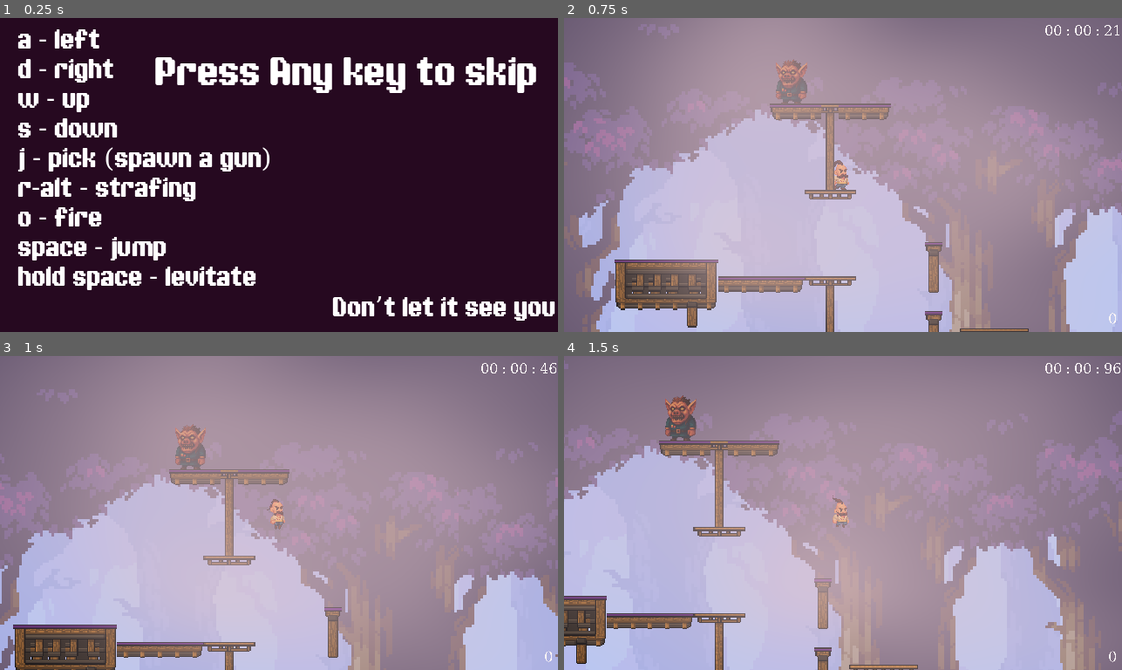
Above: before the commit, frames 1-4 (two rows, left to right).
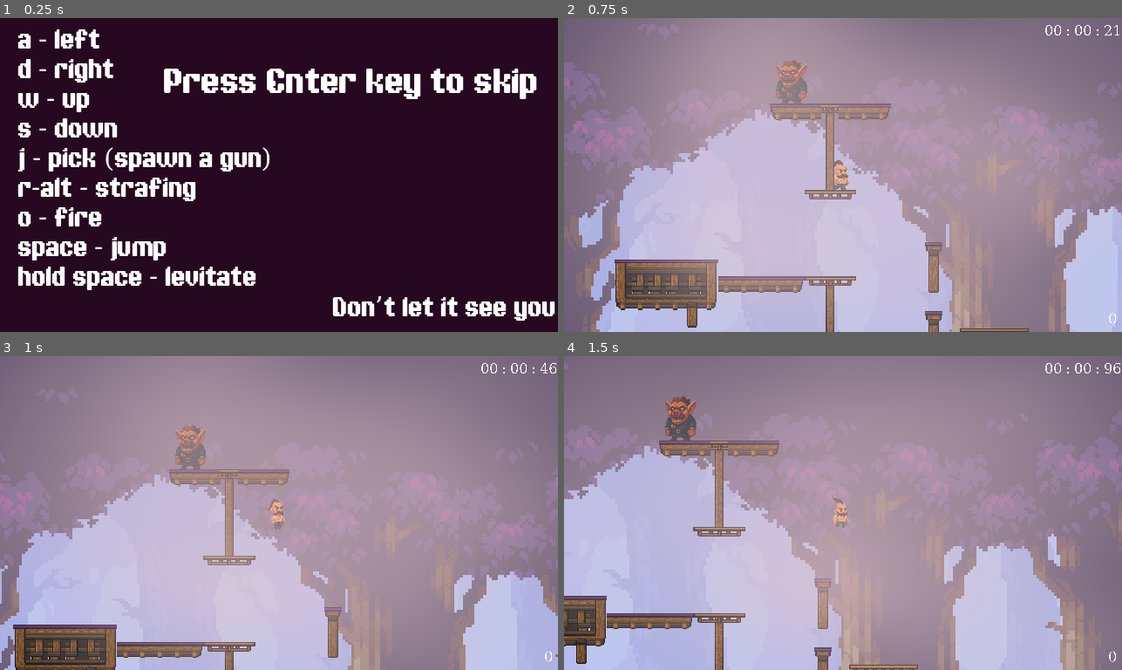
Above: after the commit, the same moments.

Repository: erotourtes/veliyduh
Game: Godot game, scene res://scenes/intro/intro.tscn
Same seed, same stepped clock (60 frames per second), same inputs: the game is played once before the commit and once after it. Sound files missing from this copy of the repository are replaced by a short silence.
Inputs:
- Up to frame 1 (0.25 s): no input
- Up to frame 2 (0.75 s): tap Enter at 0.5, 0.6 s; hold D (right) from 0.53 s (still down)
- Up to frame 3 (1 s): keep holding D (right); tap Space (jump) at 0.77 s; tap Keypad Enter at 0.8 s
- Up to frame 4 (1.5 s): keep holding D (right); tap Keypad Enter at 1.35 s

The runs differ from the first frame. In frame 1, 4.2% of the frame differs, in the area x 27-97%, y 12-26%; in frame 2, nothing differs; in frame 3, nothing differs; in frame 4, nothing differs.

Commit message:
feat: use enter to skip

Diff:
--- a/scenes/intro/intro.gd
+++ b/scenes/intro/intro.gd
@@ -7,5 +7,6 @@
 	changeScene()
 
 func _input(event: InputEvent) -> void:
-	if event.is_pressed():
-		changeScene()
+	if event is InputEventKey and event.pressed:
+		if event.keycode == KEY_ENTER or event.keycode == KEY_KP_ENTER:
+			changeScene()
--- a/scenes/intro/intro.tscn
+++ b/scenes/intro/intro.tscn
@@ -11,7 +11,7 @@
 
 [sub_resource type="LabelSettings" id="LabelSettings_1rrv8"]
 font = ExtResource("2_8twl8")
-font_size = 45
+font_size = 40
 
 [sub_resource type="Animation" id="Animation_ir5dn"]
 length = 0.001
@@ -151,11 +151,11 @@
 
 [node name="skip" type="Label" parent="."]
 layout_mode = 0
-offset_left = 177.0
-offset_top = 41.0
-offset_right = 665.0
-offset_bottom = 92.0
-text = "Press Any key to skip"
+offset_left = 187.0
+offset_top = 54.0
+offset_right = 671.0
+offset_bottom = 100.0
+text = "Press Enter key to skip"
 label_settings = SubResource("LabelSettings_1rrv8")
 
 [node name="Sprite2D" type="Sprite2D" parent="."]
Not shown, changed: export_presets.cfg
Not shown, changed: .gitignore
